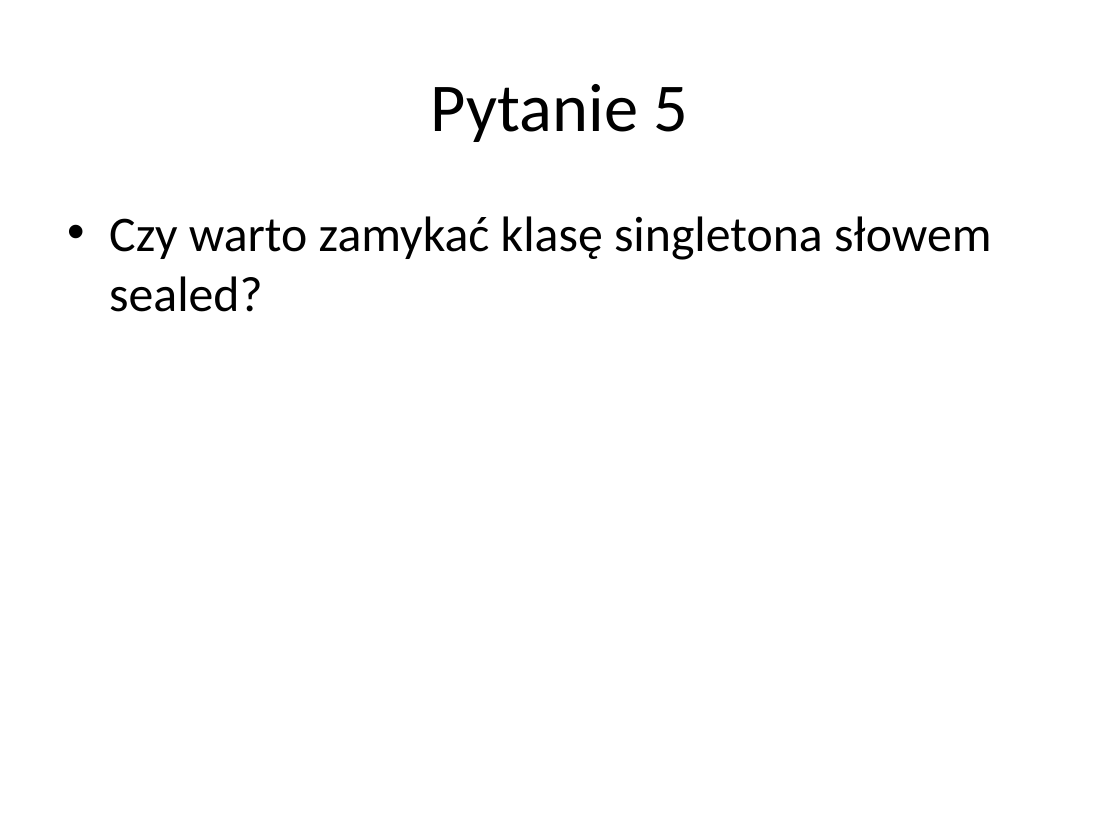
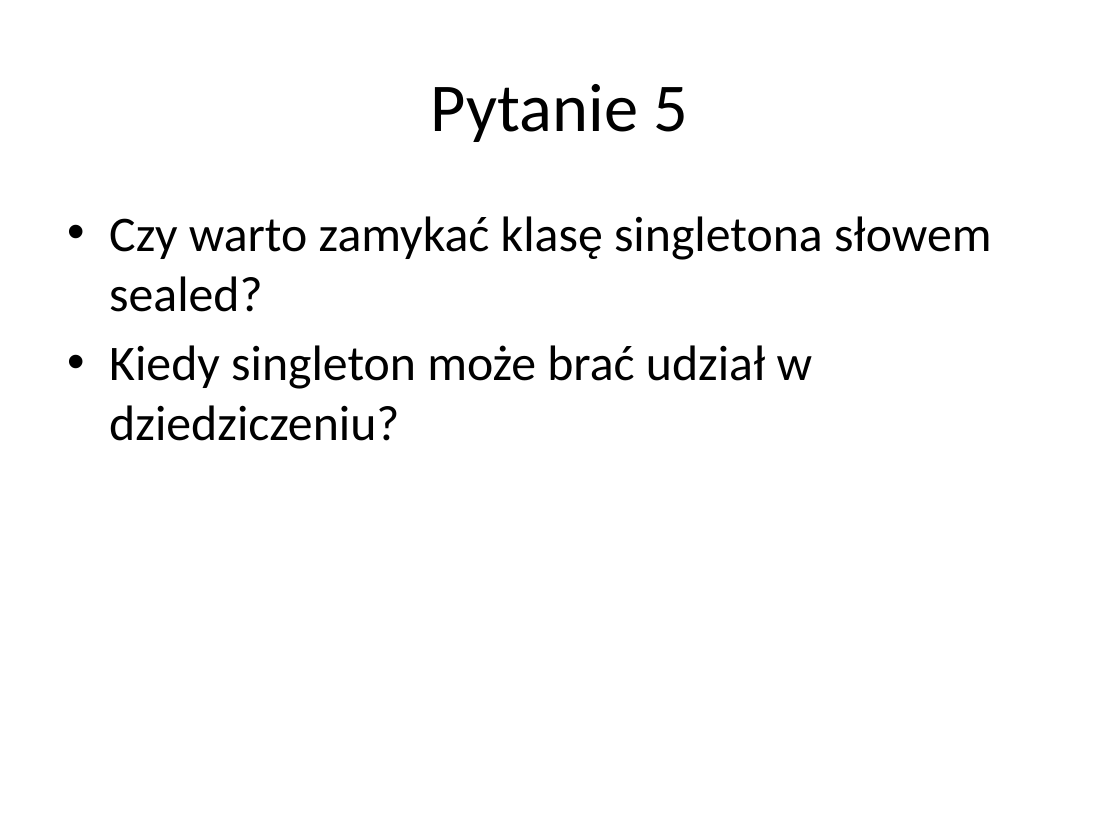
Before and after one commit to vantale/SOLID.DesignPatterns, a slide deck: slide 28 of SOLID.DesignPatterns/Singleton/Singleton - Presentation.pptx (slide 24 before the commit). Drawn at 1120x840 pixels with LibreOffice and Linux fonts; fonts in the diff are those of the drawing. Boxes give left, top, right and bottom in pixels: in the first picture for what was removed or moved away, otherwise in the second. Text is boxed around its words. In the diff, an @@ line names an element or a change of style, - is before the commit and + after.

```diff
--- a/SOLID.DesignPatterns/Singleton/Singleton - Presentation.pptx
+++ b/SOLID.DesignPatterns/Singleton/Singleton - Presentation.pptx
@@ text at [109,345,813,441]: paragraph added @@
+• Kiedy singleton może brać udział w dziedziczeniu?
```
Also in this commit, not shown: 4 other slides changed, 18 slides added, 3 other files.
